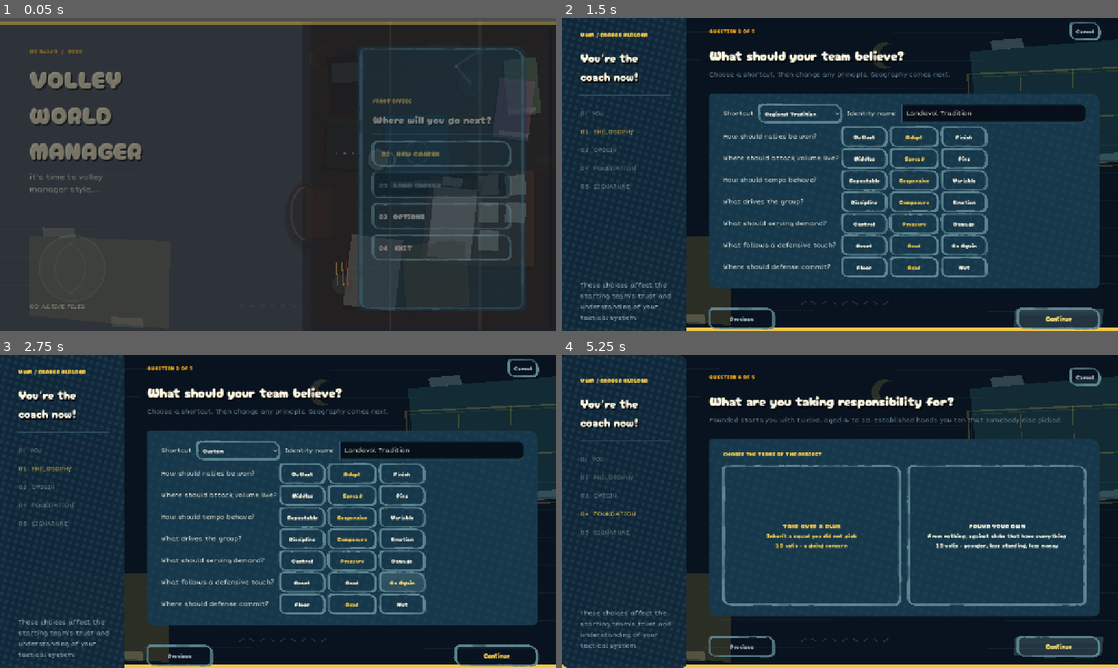
Above: before the commit, frames 1-4 (two rows, left to right).
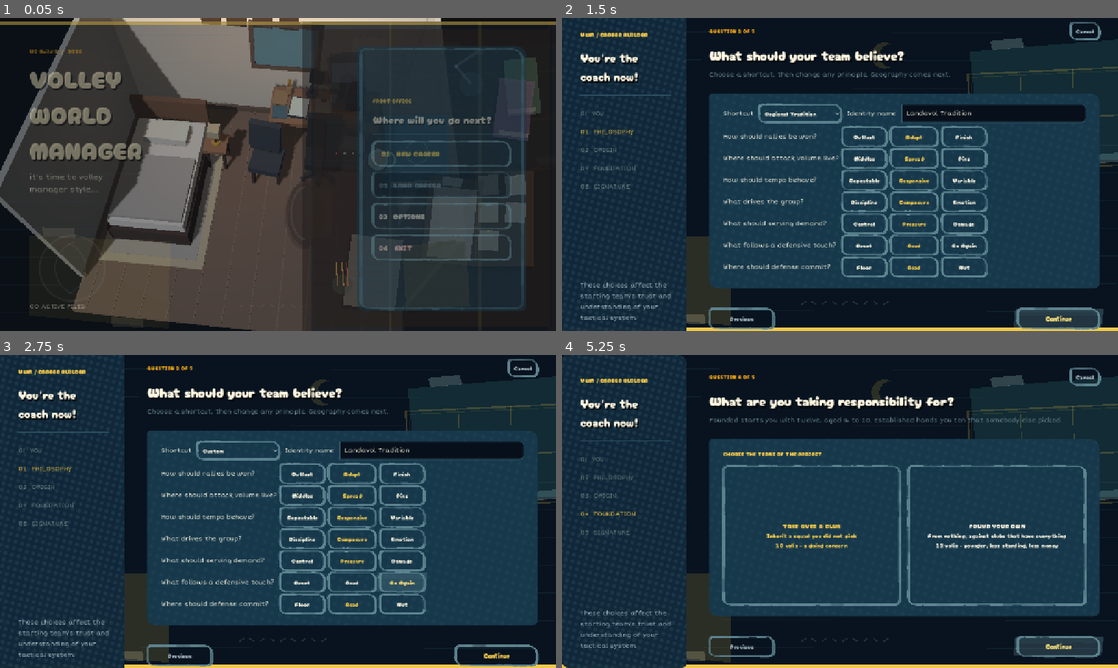
Above: after the commit, the same moments.

Repository: iracarranza/volley-world-manager
Game: Godot game, scene res://scenes/application.tscn
The game is run twice, just before and just after one commit, with the same random seed, the same clock (stepped at 60 frames per second) and the same inputs.
Inputs:
- Up to frame 1 (0.05 s): no input
- Up to frame 2 (1.5 s): click "01 NEW CAREER" at 0.5 s; click "Continue" at 1.25 s
- Up to frame 3 (2.75 s): click "Go Again" at 2 s
- Up to frame 4 (5.25 s): click "Go Again" at 2.75 s; click "Go Again" at 3.5 s; click "Continue" at 4.25 s; click "Confirm region" at 5 s

The runs differ from the first frame. In frame 1, 38% of the frame differs, in the area x 0-100%, y 0-100%; in frame 2, 0.5%; in frame 3, 0.5%; in frame 4, 0.4%.

Commit message:
Mount persistent canonical office behind career UI

Diff:
--- a/scenes/application.tscn
+++ b/scenes/application.tscn
@@ -6,6 +6,7 @@
 [ext_resource type="PackedScene" path="res://scenes/screens/journal_screen.tscn" id="4"]
 [ext_resource type="PackedScene" uid="uid://cf25mxv5ivoek" path="res://scenes/main/main.tscn" id="5"]
 [ext_resource type="Theme" uid="uid://ddg0o485om0in" path="res://scenes/themes/dark_theme.tres" id="6"]
+[ext_resource type="PackedScene" path="res://scenes/office/office_shell.tscn" id="7_office"]
 
 [node name="Application" type="Control" unique_id=1540949880]
 layout_mode = 3
@@ -16,6 +17,10 @@
 grow_vertical = 2
 theme = ExtResource("6")
 script = ExtResource("1")
+
+[node name="OfficeShell" parent="." instance=ExtResource("7_office")]
+unique_name_in_owner = true
+layout_mode = 1
 
 [node name="TitleScreen" parent="." unique_id=1827983749 instance=ExtResource("2")]
 unique_name_in_owner = true
